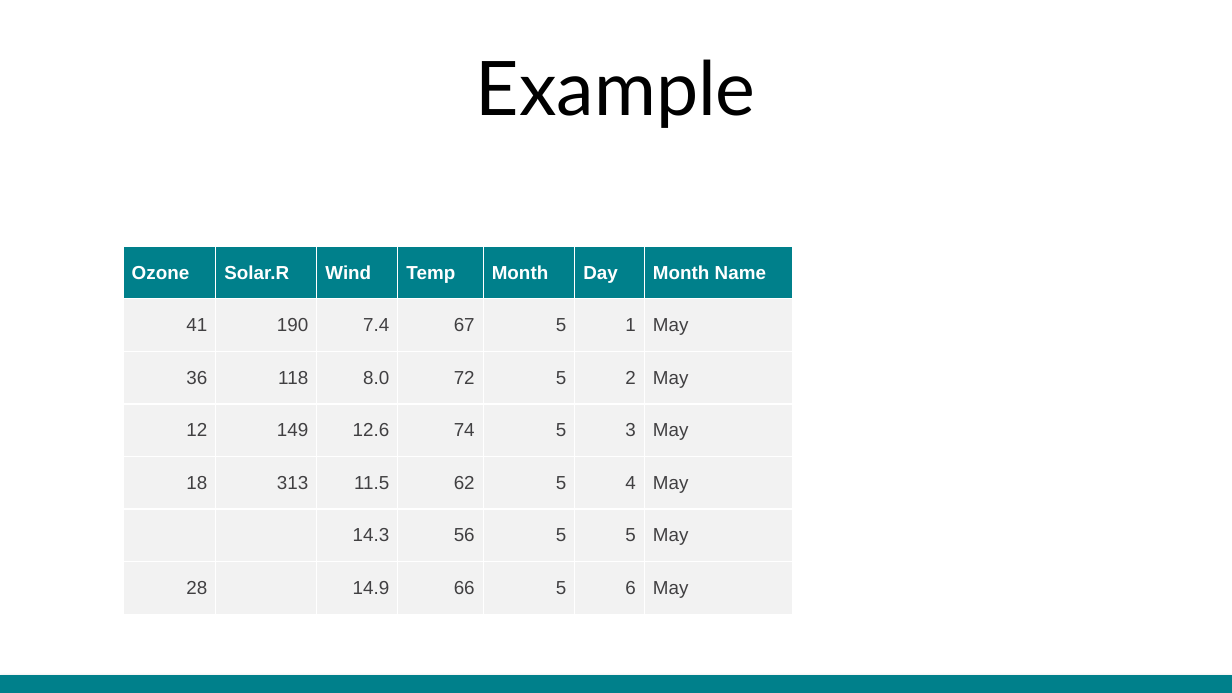
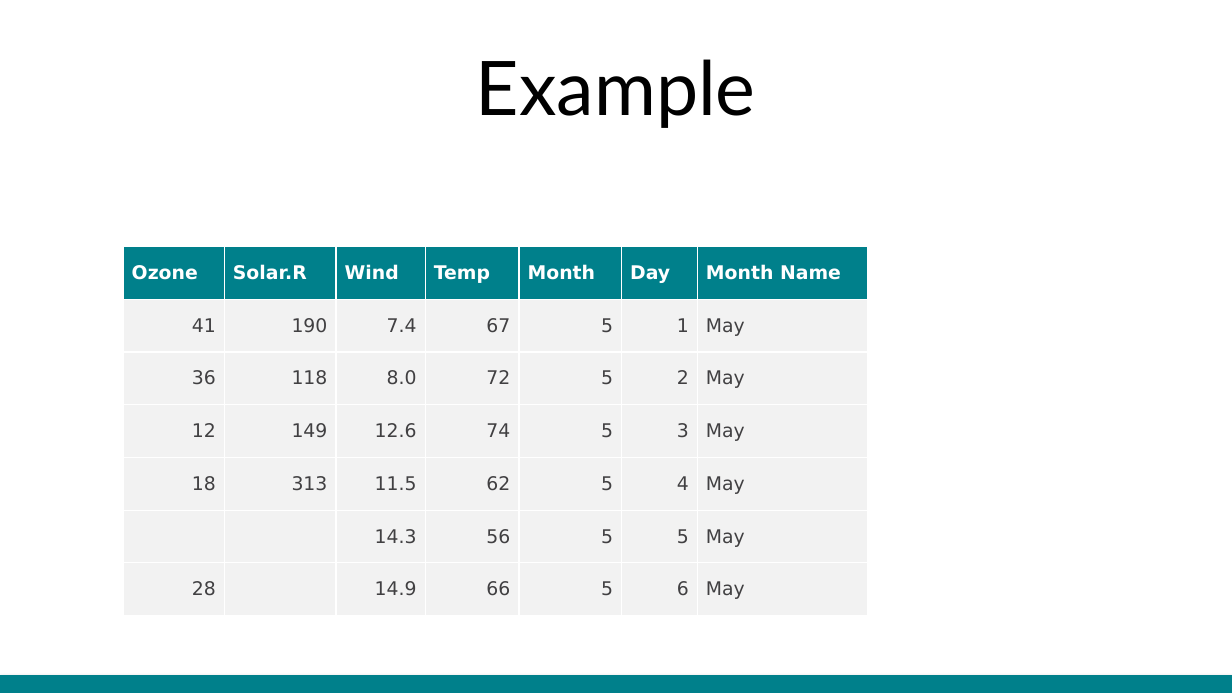
Before and after one commit to AAGI-AUS/AAGIQuarto, a slide deck: slide 6 of demos/template-pptx.pptx. Drawn at 1232x693 pixels with LibreOffice and Linux fonts; fonts in the diff are those of the drawing; background and template pictures are left out. Boxes give left, top, right and bottom in pixels: in the first picture for what was removed or moved away, otherwise in the second. Text is boxed around its words. In the diff, an @@ line names an element or a change of style, - is before the commit and + after.

```diff
--- a/demos/template-pptx.pptx
+++ b/demos/template-pptx.pptx
@@ table at (123,246,866,693) @@
@@ font Arial to DejaVu Sans @@
@@ table: place and size @@
-table at (123,246,792,693)
+table at (123,246,866,693)
```
Also in this commit, not shown: 22 other files.
